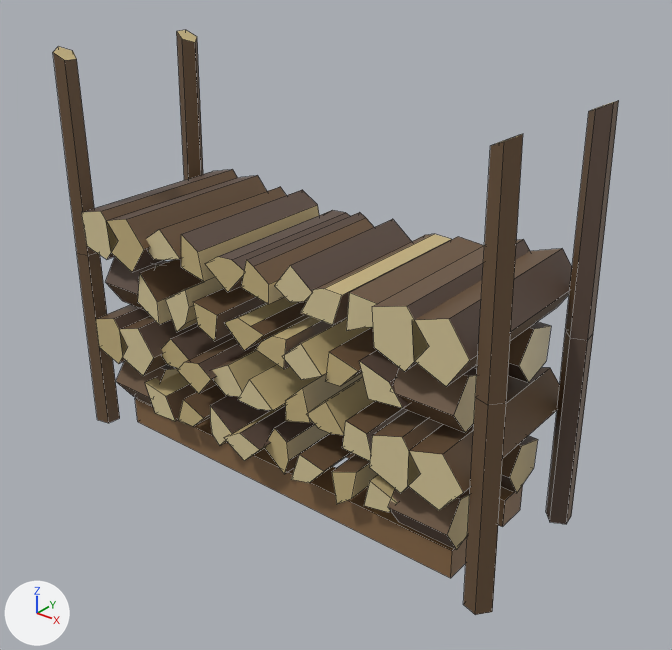
One commit to the Blender file art/kit/buildings/building.woodpile/building.woodpile.2.blend: the scene before it, then after it.
Camera for both pictures: a 50 mm camera at (1.389, -1.642, 1.462) aimed at (0.074, 0.001, 0.443). The axes (+X, +Y, +Z) are drawn at lower left. The lights are the same throughout. The older version comes first. Mesh edges are drawn as thin lines.

In view in the first picture: 'woodpile'.
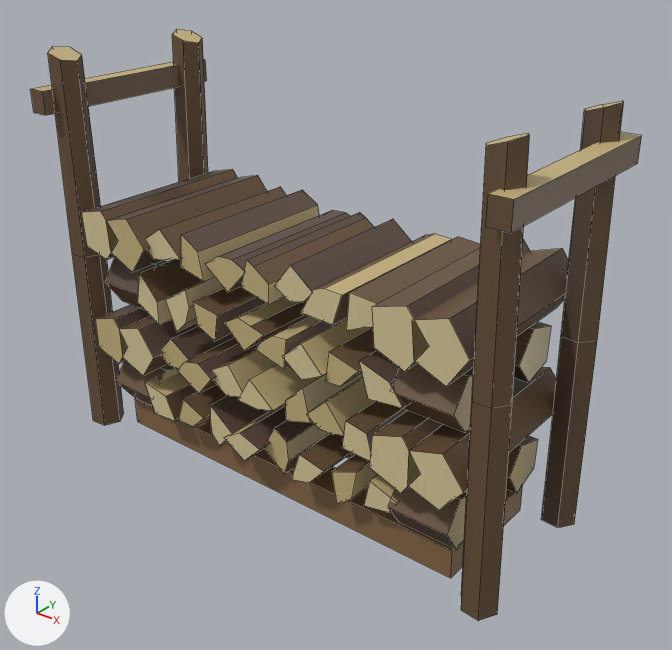
What the commit changed:
me_woodpile is used by ob_woodpile; location (0.0, 0.0, 0.0).
me_woodpile had 506 vertices, 363 faces and spanned x -0.673..0.675, y -0.24..0.242, z 0.0..1.074.
me_woodpile now has 534 vertices, 383 faces and spans x -0.69..0.688, y -0.279..0.278, z 0.0..1.073.
me_woodpile part 1: a new loose piece, a box spanning x -0.68..-0.63, y -0.278..0.278, z 0.917..0.977, in mat_palette (picture img_palette_png).
me_woodpile part 2: a new loose piece, a box spanning x 0.632..0.682, y -0.279..0.265, z 0.908..0.968, in mat_palette (picture img_palette_png).
me_woodpile part 3: the loose piece of 15 vertices spanning x 0.591..0.664, y 0.166..0.229, z 0.0..1.046 is rebuilt with 18 vertices and now spans x 0.578..0.679, y 0.154..0.239, z 0.0..1.047.
me_woodpile part 4: the loose piece of 15 vertices spanning x 0.599..0.675, y -0.237..-0.17, z 0.0..1.06 is rebuilt with 18 vertices and now spans x 0.583..0.688, y -0.246..-0.159, z 0.0..1.06.
Part 5, on me_woodpile:
17 vertices are removed from x -0.673..-0.594, y -0.235..0.237, z 0.0..1.074.
22 faces are deleted.
13 vertices move from x -0.672..-0.592, y -0.234..0.191, z 0.0..1.064 to x -0.666..-0.577, y -0.246..0.208, z 0.0..1.054.
23 vertices are added at x -0.69..-0.6, y -0.246..0.246, z 0.0..1.073.
26 new faces join them.

Changed parts and their boxes (x1, y1, x2, y2) in the pictures (672 x 650 px; the box of a moved part takes in the faces that stretch with it):
'woodpile', reshaped (8% wider)
    before: (53, 30, 619, 615)
    after: (31, 29, 642, 621)
part 1 of me_woodpile, added (brown)
    after: (31, 59, 207, 115)
part 2 of me_woodpile, added (brown)
    after: (486, 132, 642, 233)
part 3 of me_woodpile, rebuilt (14% wider)
    before: (546, 100, 619, 524)
    after: (541, 101, 624, 528)
part 4 of me_woodpile, rebuilt (15% wider)
    before: (463, 134, 523, 615)
    after: (461, 133, 530, 621)
part 5 of me_woodpile, moved or reshaped
    before: (53, 30, 203, 423)
    after: (48, 29, 208, 425)
